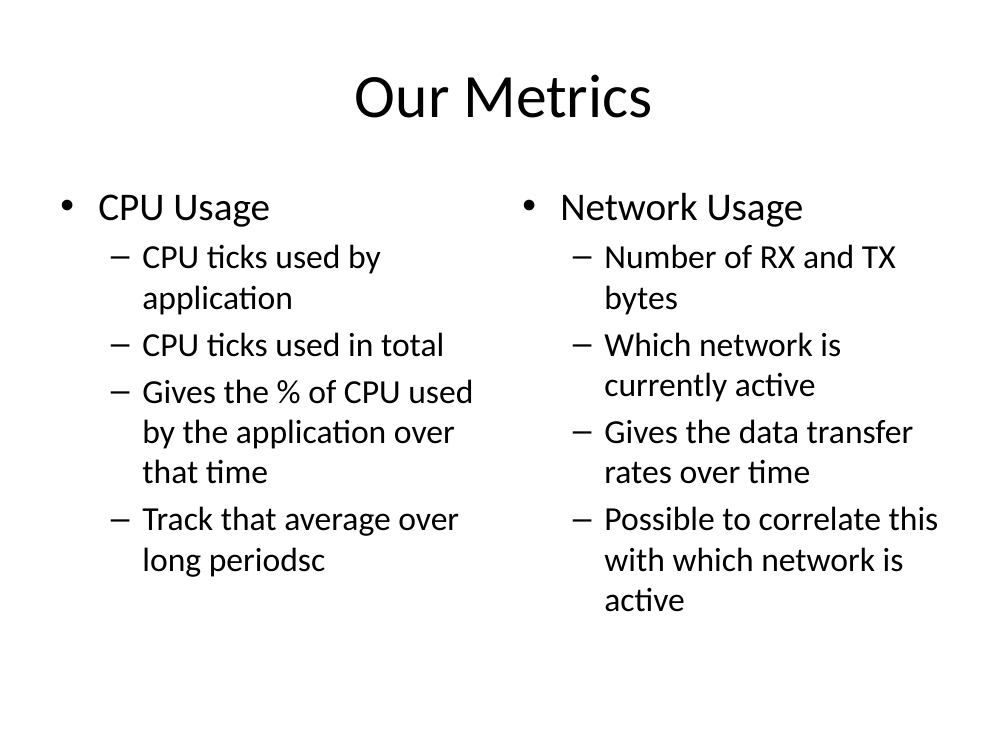
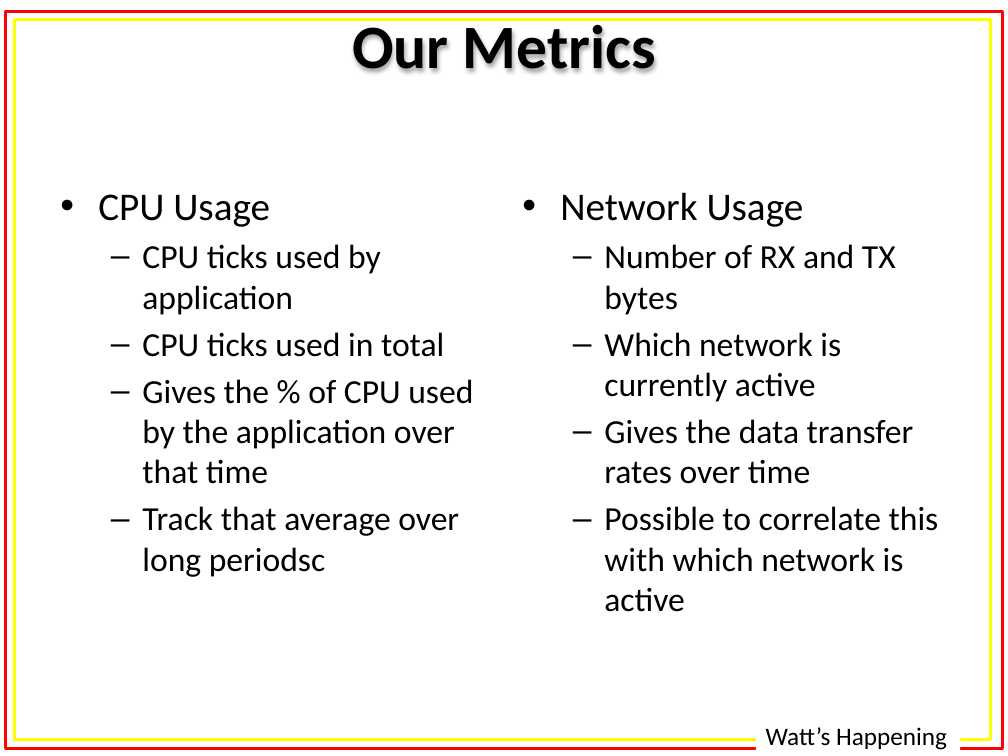
Before and after one commit to alexisfisher/watts-happening, a slide deck: slide 11 of docs/presentation/Presentation.pptx (slide 10 before the commit). Drawn at 1008x756 pixels with LibreOffice and Linux fonts; fonts in the diff are those of the drawing. Boxes give left, top, right and bottom in pixels: in the first picture for what was removed or moved away, otherwise in the second. Text is boxed around its words. In the diff, an @@ line names an element or a change of style, - is before the commit and + after.

```diff
--- a/docs/presentation/Presentation.pptx
+++ b/docs/presentation/Presentation.pptx
@@ rectangle added at <box>5,12,1003,749</box>, outline #FF0000 2 pt @@
@@ rectangle added at <box>14,19,991,740</box>, outline #FFFF00 2 pt @@
@@ title added at <box>42,0,966,89</box>, fill gradient #779737 to #9BC348 to #9DC746, 44 pt, text #000000, bold @@
+Our Metrics
@@ title removed at <box>355,74,652,118</box> @@
-Our Metrics
@@ text added at <box>766,727,947,750</box>, 18 pt, text #000000 @@
+Watt’s Happening
```
Also in this commit, not shown: 10 other slides changed, 3 slides added, 2 slides removed, 1 other file.
